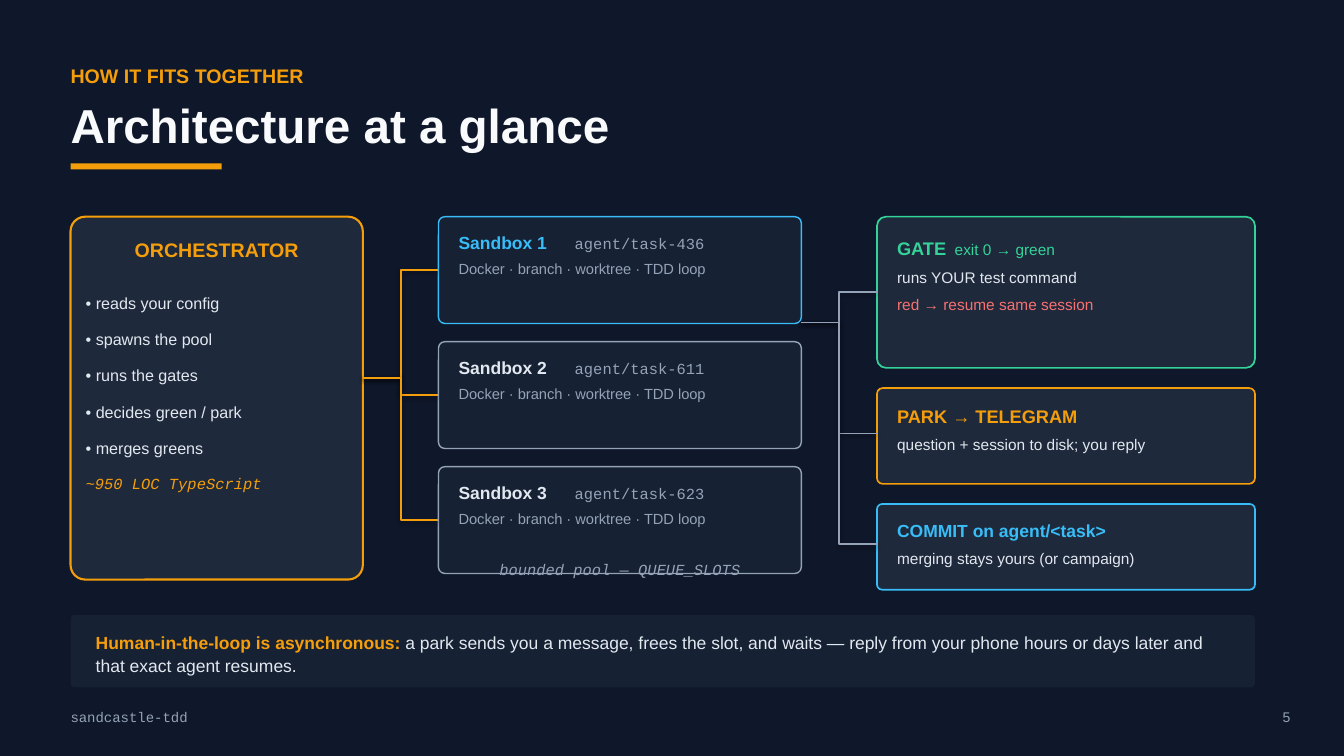
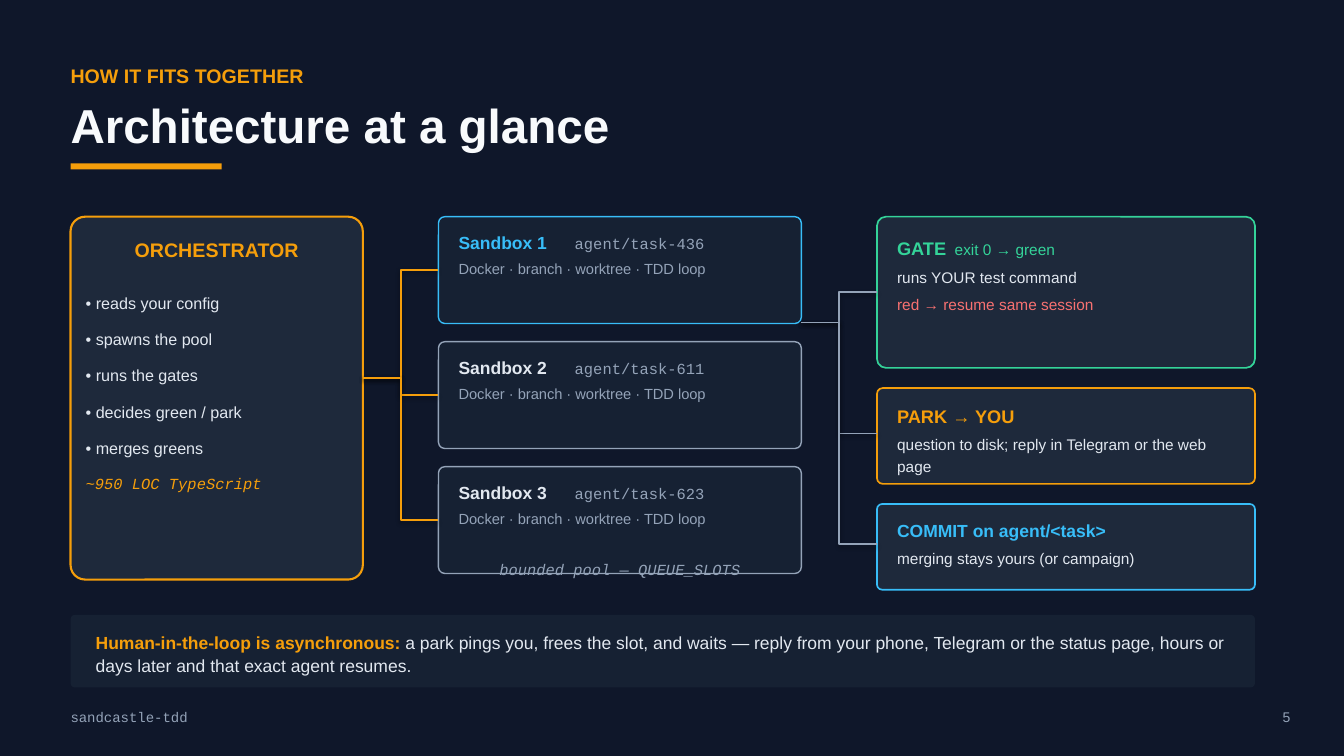
Before and after one commit to jjforge/vetinari, a slide deck: slide 6 of sandcastle-tdd-deck.pptx. Drawn at 1344x756 pixels with LibreOffice and Linux fonts; fonts in the diff are those of the drawing. Boxes give left, top, right and bottom in pixels: in the first picture for what was removed or moved away, otherwise in the second. Text is boxed around its words. In the diff, an @@ line names an element or a change of style, - is before the commit and + after.

```diff
--- a/sandcastle-tdd-deck.pptx
+++ b/sandcastle-tdd-deck.pptx
@@ text at box(897, 410, 1206, 475): text changed @@
-PARK → TELEGRAM
-question + session to disk; you reply
+PARK → YOU
+question to disk; reply in Telegram or the web page
@@ text at box(96, 636, 1225, 676): text changed @@
-Human-in-the-loop is asynchronous: a park sends you a message, frees the slot, and waits — reply from your phone hours or days later and that exact agent resumes.
+Human-in-the-loop is asynchronous: a park pings you, frees the slot, and waits — reply from your phone, Telegram or the status page, hours or days later and that exact agent resumes.
```
Also in this commit, not shown: 11 other slides changed, 2 slides added.
